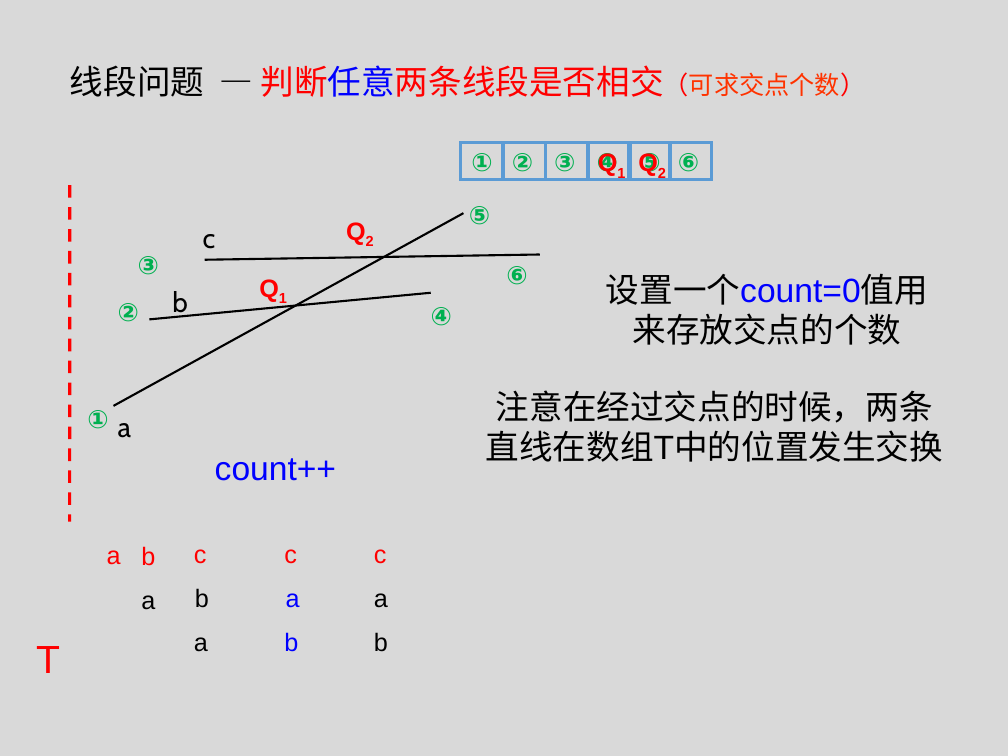
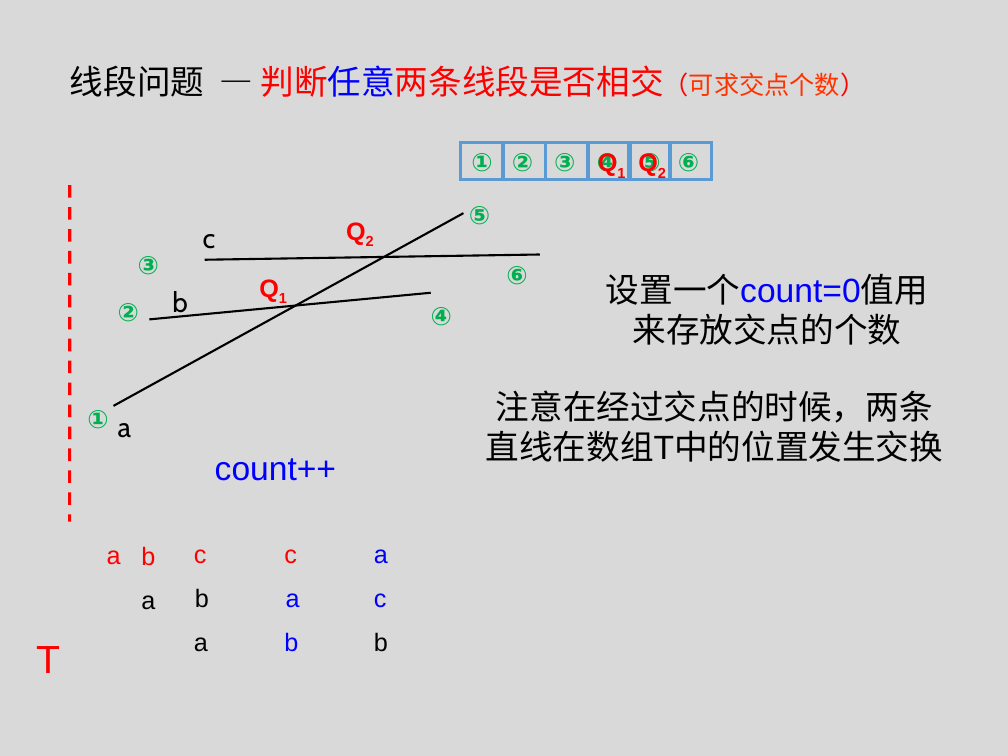
Before and after one commit to tianzhuwei/PPT, a slide deck: slide 8 of 第二讲快排+计算几何.pptx. Drawn at 1008x756 pixels with LibreOffice and Linux fonts; fonts in the diff are those of the drawing. Boxes give left, top, right and bottom in pixels: in the first picture for what was removed or moved away, otherwise in the second. Text is boxed around its words. In the diff, an @@ line names an element or a change of style, - is before the commit and + after.

```diff
--- a/第二讲快排+计算几何.pptx
+++ b/第二讲快排+计算几何.pptx
@@ text "a": place and size @@
-text "a" at [374, 593, 388, 608]
+text "a" at [374, 549, 388, 564]
@@ text "a" at [374, 549, 388, 564]: text colour #000000 to #0000FF @@
@@ text "c": place and size @@
-text "c" at [374, 549, 387, 564]
+text "c" at [374, 593, 387, 608]
@@ text "c" at [374, 593, 387, 608]: text colour #FF0000 to #0000FF @@
```
Also in this commit, not shown: 3 other slides changed, 1 slide added.
